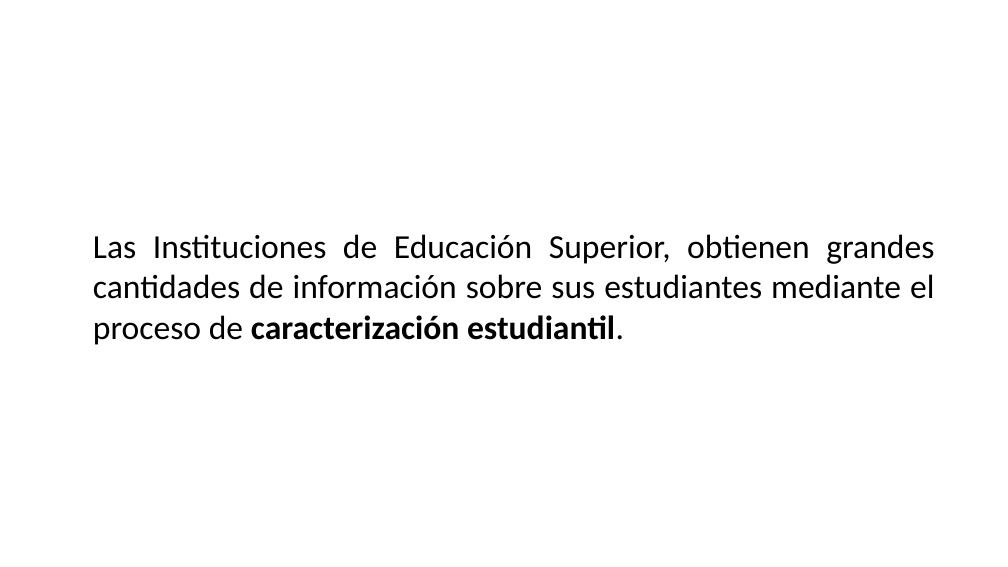
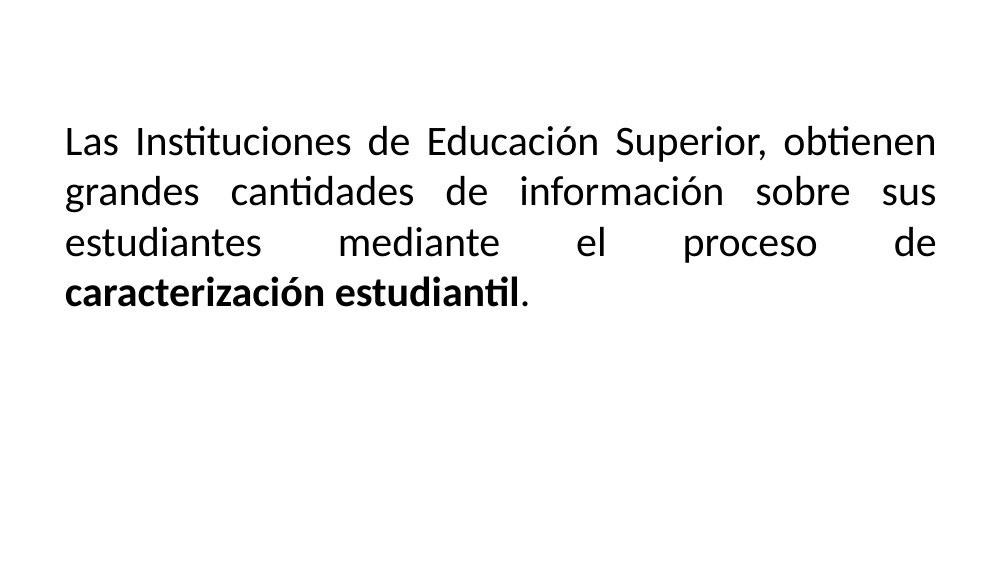
Before and after one commit to BrayanNovoa/uniminuto, a slide deck: slide 4 of expo/expo.pptx. Drawn at 1008x567 pixels with LibreOffice and Linux fonts; fonts in the diff are those of the drawing; background and template pictures are left out. Boxes give left, top, right and bottom in pixels: in the first picture for what was removed or moved away, otherwise in the second. Text is boxed around its words. In the diff, an @@ line names an element or a change of style, - is before the commit and + after.

```diff
--- a/expo/expo.pptx
+++ b/expo/expo.pptx
@@ text "Las Instituciones de Educación Superior, ...": place and size @@
-text "Las Instituciones de Educación Superior, ..." at [93,234,934,345]
+text "Las Instituciones de Educación Superior, ..." at [65,126,937,307]
@@ text "Las Instituciones de Educación Superior, ..." at [65,126,937,307]: size 32 to 40 pt @@
```
Also in this commit, not shown: 19 other slides changed, 7 slides added, 4 slides removed, 1 other file.
